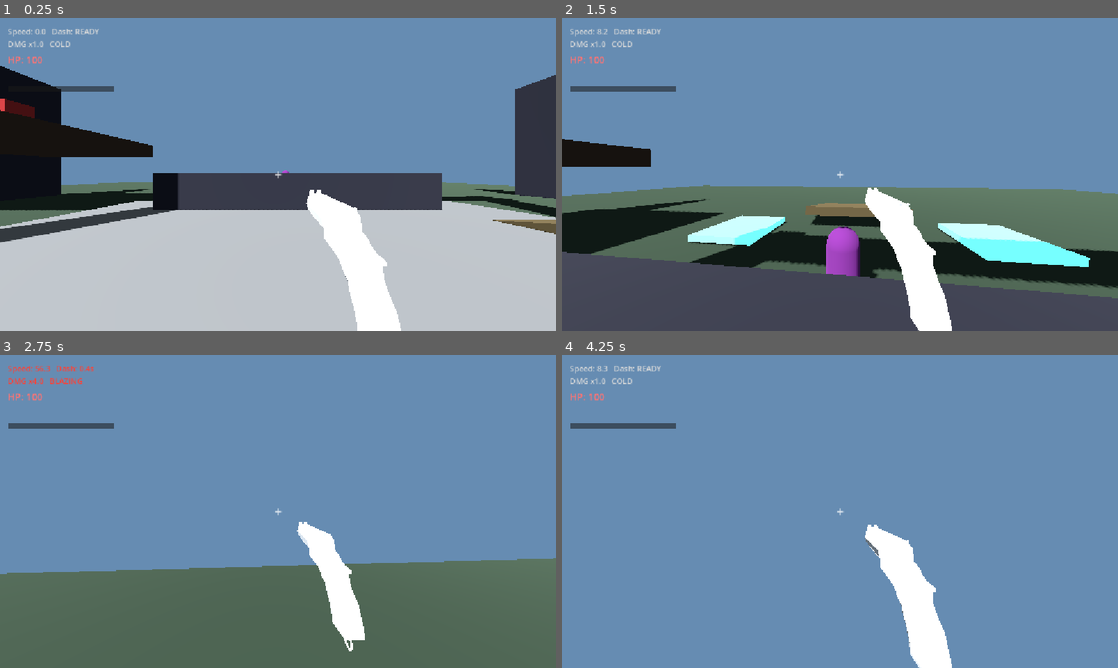
Above: before the commit, frames 1-4 (two rows, left to right).
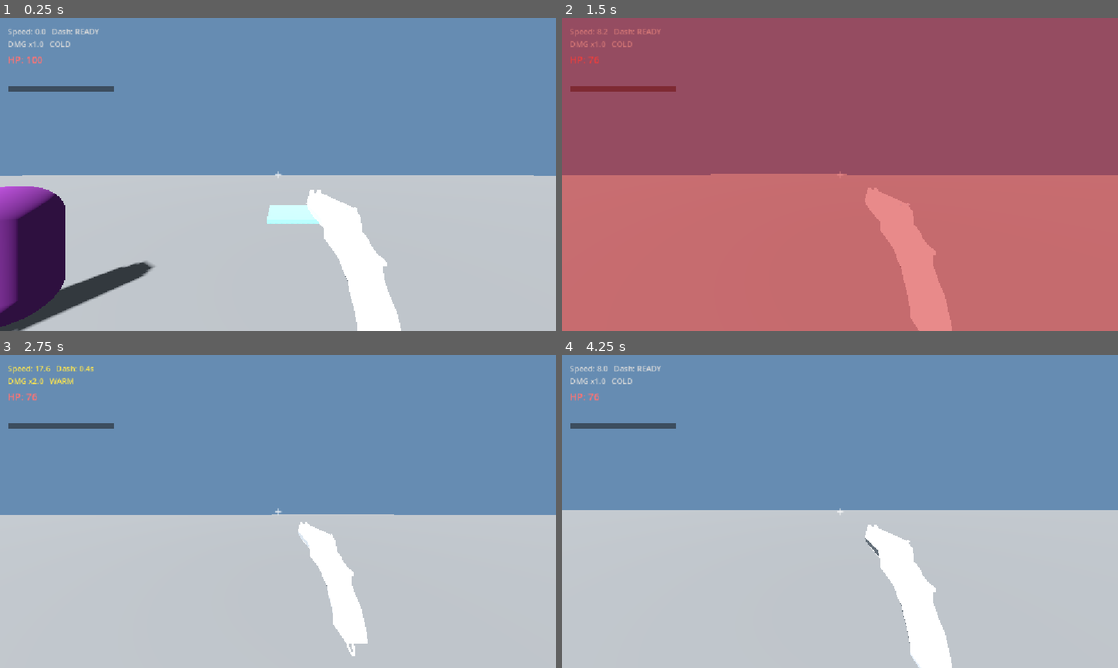
Above: after the commit, the same moments.

Repository: ahmedN535/ROTGUT
Game: Godot game, scene res://levels/level_base.tscn
Two runs of this game, one before a commit and one after it. Both use one fixed random seed, a clock stepped at 60 frames per second and the inputs below. Before the commit the project starts from res://levels/test_arena.tscn.
Inputs (mouse positions are in pixels of both pictures, inside the frame that each line leads up to):
- Up to frame 1 (0.25 s): no input
- Up to frame 2 (1.5 s): move the mouse to (867, 174) at 0.52 s; hold W (move_forward) from 0.53 s (still down); tap Space (jump) at 0.6, 0.77, 1.07 s; move the mouse to (812, 174) at 1.27 s; tap Ctrl (crouch) at 1.35 s
- Up to frame 3 (2.75 s): keep holding W (move_forward); tap Space (jump) at 1.52, 1.55, 1.82, 2.3 s; move the mouse to (289, 505) at 2.02 s; tap Shift (dash) at 2.1 s
- Up to frame 4 (4.25 s): keep holding W (move_forward); move the mouse to (834, 517) at 2.77 s; click (834, 517) at 2.85 s; tap Space (jump) at 3.02, 3.05, 3.32, 3.77, 3.8, 4.07 s; move the mouse to (878, 514) at 3.52 s; hold Right mouse button (grapple) from 3.53 s (still down)

The runs differ from the first frame. In frame 1, 24% of the frame differs, in the area x 0-100%, y 15-100%; in frame 2, 100%, in the area x 0-100%, y 0-100%; in frame 3, 47%; in frame 4, 48%.

Commit message:
deployable entities

Diff:
--- a/godot-project/ROTGUT/entities/enemy/enemy.gd
+++ b/godot-project/ROTGUT/entities/enemy/enemy.gd
@@ -3,8 +3,12 @@
 
 ## Base for all enemies. Handles the shared guts: health, taking damage (the same
 ## take_damage contract the weapon calls on any target), the hit flash, and death.
-## Movement and attack behavior live in subclasses (see melee_rusher.gd) so adding
-## a new enemy type is "extend Enemy + add a _physics_process".
+## Movement and attack behavior live in subclasses (see melee_rusher.gd).
+##
+## Geometry (collision + mesh + material) lives in the entity's .tscn so it can be
+## seen and placed in the editor. Each scene's mesh sets its own colour, which this
+## base reads for the flash. The mesh material is resource_local_to_scene, so each
+## instance flashes independently.
 
 signal died
 
@@ -12,38 +16,20 @@
 
 @export var max_health: float = 50.0
 
+@onready var _mesh: MeshInstance3D = $Mesh
+
 var _health: float = 0.0
 var _alive: bool = true
 var _player: Node3D
-var _mesh: MeshInstance3D
 var _material: StandardMaterial3D
-var _base_color: Color = Color(0.35, 0.5, 0.3)
+var _base_color: Color = Color.WHITE
 
 
 func _ready() -> void:
 	_health = max_health
 	_player = get_tree().get_first_node_in_group("player") as Node3D
-	_build_body()
-
-
-# Subclasses can override to change shape/look; default is a sickly capsule.
-func _build_body() -> void:
-	var shape := CollisionShape3D.new()
-	var capsule := CapsuleShape3D.new()
-	capsule.radius = 0.4
-	capsule.height = 1.8
-	shape.shape = capsule
-	add_child(shape)
-
-	_mesh = MeshInstance3D.new()
-	var capsule_mesh := CapsuleMesh.new()
-	capsule_mesh.radius = 0.4
-	capsule_mesh.height = 1.8
-	_mesh.mesh = capsule_mesh
-	_material = StandardMaterial3D.new()
-	_material.albedo_color = _base_color
-	_mesh.material_override = _material
-	add_child(_mesh)
+	_material = _mesh.material_override as StandardMaterial3D
+	_base_color = _material.albedo_color
 
 
 # Same signature the weapon calls on any hittable thing.
--- a/godot-project/ROTGUT/entities/enemy/melee_rusher.gd
+++ b/godot-project/ROTGUT/entities/enemy/melee_rusher.gd
@@ -3,6 +3,7 @@
 
 ## The first enemy: sprints straight at the player and hits on contact. Forces you
 ## to keep moving — standing still gets you caught and chipped down.
+## Its look (purple capsule) is defined in melee_rusher.tscn.
 
 const MOVE_SPEED: float = 8.0
 const ATTACK_RANGE: float = 1.7
@@ -10,11 +11,6 @@
 const ATTACK_COOLDOWN: float = 0.8
 
 var _attack_timer: float = 0.0
-
-
-func _build_body() -> void:
-	_base_color = Color(0.5, 0.2, 0.55)  # purple, distinct from the red target dummies
-	super()
 
 
 func _physics_process(delta: float) -> void:
--- /dev/null
+++ b/godot-project/ROTGUT/entities/enemy/melee_rusher.tscn
@@ -0,0 +1,25 @@
+[gd_scene format=3]
+
+[ext_resource type="Script" path="res://entities/enemy/melee_rusher.gd" id="1_script"]
+
+[sub_resource type="CapsuleShape3D" id="shape"]
+radius = 0.4
+height = 1.8
+
+[sub_resource type="CapsuleMesh" id="mesh"]
+radius = 0.4
+height = 1.8
+
+[sub_resource type="StandardMaterial3D" id="mat"]
+resource_local_to_scene = true
+albedo_color = Color(0.5, 0.2, 0.55, 1)
+
+[node name="MeleeRusher" type="CharacterBody3D"]
+script = ExtResource("1_script")
+
+[node name="CollisionShape3D" type="CollisionShape3D" parent="."]
+shape = SubResource("shape")
+
+[node name="Mesh" type="MeshInstance3D" parent="."]
+material_override = SubResource("mat")
+mesh = SubResource("mesh")
--- a/godot-project/ROTGUT/entities/jump_pad/jump_pad.gd
+++ b/godot-project/ROTGUT/entities/jump_pad/jump_pad.gd
@@ -2,33 +2,13 @@
 extends Area3D
 
 ## A boost pad. When the player touches it, it launches them straight up while
-## keeping their horizontal speed (spec: "launches the player upward with speed
-## carry"). Built in code so it can be dropped into a level without a scene.
+## keeping horizontal speed (spec: "launches the player upward with speed carry").
+## Geometry lives in jump_pad.tscn.
 
-const SIZE: Vector3 = Vector3(3.0, 0.3, 3.0)
 const LAUNCH_FORCE: float = 18.0
-const COLOR: Color = Color(0.3, 0.8, 1.0)
 
 
 func _ready() -> void:
-	var shape := CollisionShape3D.new()
-	var box := BoxShape3D.new()
-	box.size = SIZE
-	shape.shape = box
-	add_child(shape)
-
-	var mesh := MeshInstance3D.new()
-	var box_mesh := BoxMesh.new()
-	box_mesh.size = SIZE
-	mesh.mesh = box_mesh
-	var mat := StandardMaterial3D.new()
-	mat.albedo_color = COLOR
-	mat.emission_enabled = true
-	mat.emission = COLOR
-	mat.emission_energy_multiplier = 1.5
-	mesh.material_override = mat
-	add_child(mesh)
-
 	body_entered.connect(_on_body_entered)
 
 
--- /dev/null
+++ b/godot-project/ROTGUT/entities/jump_pad/jump_pad.tscn
@@ -0,0 +1,25 @@
+[gd_scene format=3]
+
+[ext_resource type="Script" path="res://entities/jump_pad/jump_pad.gd" id="1_script"]
+
+[sub_resource type="BoxShape3D" id="shape"]
+size = Vector3(3, 0.3, 3)
+
+[sub_resource type="BoxMesh" id="mesh"]
+size = Vector3(3, 0.3, 3)
+
+[sub_resource type="StandardMaterial3D" id="mat"]
+albedo_color = Color(0.3, 0.8, 1, 1)
+emission_enabled = true
+emission = Color(0.3, 0.8, 1, 1)
+emission_energy_multiplier = 1.5
+
+[node name="JumpPad" type="Area3D"]
+script = ExtResource("1_script")
+
+[node name="CollisionShape3D" type="CollisionShape3D" parent="."]
+shape = SubResource("shape")
+
+[node name="Mesh" type="MeshInstance3D" parent="."]
+material_override = SubResource("mat")
+mesh = SubResource("mesh")
--- a/godot-project/ROTGUT/entities/target/target_dummy.gd
+++ b/godot-project/ROTGUT/entities/target/target_dummy.gd
@@ -1,36 +1,23 @@
 class_name TargetDummy
 extends StaticBody3D
 
-## A shootable practice target. Builds its own collision + mesh in code so it
-## can be spawned anywhere without a scene. On hit it flashes, spawns a rising
-## damage number colored by tier, and respawns a moment after dying.
+## A shootable practice target. Geometry lives in target_dummy.tscn; on hit it
+## flashes, spawns a tiered damage number, and respawns a moment after dying.
+## The mesh material is resource_local_to_scene so each target flashes on its own.
 
 const MAX_HEALTH: float = 100.0
 const RESPAWN_TIME: float = 2.0
-const SIZE: Vector3 = Vector3(1.2, 2.0, 1.2)
 const BASE_COLOR: Color = Color(0.7, 0.2, 0.2)
+
+@onready var _mesh: MeshInstance3D = $Mesh
 
 var _health: float = MAX_HEALTH
 var _alive: bool = true
-var _mesh: MeshInstance3D
 var _material: StandardMaterial3D
 
 
 func _ready() -> void:
-	var shape := CollisionShape3D.new()
-	var box := BoxShape3D.new()
-	box.size = SIZE
-	shape.shape = box
-	add_child(shape)
-
-	_mesh = MeshInstance3D.new()
-	var box_mesh := BoxMesh.new()
-	box_mesh.size = SIZE
-	_mesh.mesh = box_mesh
-	_material = StandardMaterial3D.new()
-	_material.albedo_color = BASE_COLOR
-	_mesh.material_override = _material
-	add_child(_mesh)
+	_material = _mesh.material_override as StandardMaterial3D
 
 
 func take_damage(amount: float, _multiplier: float, tier: int, hit_pos: Vector3) -> void:
--- /dev/null
+++ b/godot-project/ROTGUT/entities/target/target_dummy.tscn
@@ -0,0 +1,23 @@
+[gd_scene format=3]
+
+[ext_resource type="Script" path="res://entities/target/target_dummy.gd" id="1_script"]
+
+[sub_resource type="BoxShape3D" id="shape"]
+size = Vector3(1.2, 2, 1.2)
+
+[sub_resource type="BoxMesh" id="mesh"]
+size = Vector3(1.2, 2, 1.2)
+
+[sub_resource type="StandardMaterial3D" id="mat"]
+resource_local_to_scene = true
+albedo_color = Color(0.7, 0.2, 0.2, 1)
+
+[node name="TargetDummy" type="StaticBody3D"]
+script = ExtResource("1_script")
+
+[node name="CollisionShape3D" type="CollisionShape3D" parent="."]
+shape = SubResource("shape")
+
+[node name="Mesh" type="MeshInstance3D" parent="."]
+material_override = SubResource("mat")
+mesh = SubResource("mesh")
--- /dev/null
+++ b/godot-project/ROTGUT/levels/level.gd
@@ -0,0 +1,34 @@
+class_name Level
+extends Node3D
+
+## Base for hand-built levels. Sets up the shared sky + sun so each map doesn't
+## re-create them. A level scene then provides its own geometry and drags in
+## gameplay objects (the enemy / jump_pad / target scenes) plus a Player spawn.
+##
+## To make a new map: duplicate level_base.tscn, build geometry, drop in entity
+## scenes from the FileSystem dock, and move the Player node to the spawn point.
+
+func _ready() -> void:
+	_add_environment()
+	_add_lighting()
+
+
+func _add_environment() -> void:
+	var env := Environment.new()
+	env.background_mode = Environment.BG_COLOR
+	env.background_color = Color(0.4, 0.55, 0.7)
+	env.ambient_light_source = Environment.AMBIENT_SOURCE_COLOR
+	env.ambient_light_color = Color(0.5, 0.55, 0.6)
+	env.ambient_light_energy = 0.6
+
+	var world_env := WorldEnvironment.new()
+	world_env.environment = env
+	add_child(world_env)
+
+
+func _add_lighting() -> void:
+	var light := DirectionalLight3D.new()
+	light.rotation_degrees = Vector3(-50, -30, 0)
+	light.light_energy = 1.2
+	light.shadow_enabled = true
+	add_child(light)
--- /dev/null
+++ b/godot-project/ROTGUT/levels/level_base.tscn
@@ -0,0 +1,26 @@
+[gd_scene format=3 uid="uid://ctr6tpyoynppo"]
+
+[ext_resource type="Script" uid="uid://cndmoqmmofykx" path="res://levels/level.gd" id="1_script"]
+[ext_resource type="PackedScene" uid="uid://drj5l6cuickqd" path="res://entities/player/player.tscn" id="2_player"]
+[ext_resource type="PackedScene" path="res://entities/enemy/melee_rusher.tscn" id="3_vmt1o"]
+[ext_resource type="PackedScene" path="res://entities/jump_pad/jump_pad.tscn" id="4_da5si"]
+
+[node name="Level" type="Node3D" unique_id=112725912]
+script = ExtResource("1_script")
+
+[node name="Floor" type="CSGBox3D" parent="." unique_id=1366498153]
+transform = Transform3D(1, 0, 0, 0, 1, 0, 0, 0, 1, 0, -0.5, 0)
+use_collision = true
+size = Vector3(1000, 1, 1000)
+
+[node name="Player" parent="." unique_id=1577120551 instance=ExtResource("2_player")]
+transform = Transform3D(1, 0, 0, 0, 1, 0, 0, 0, 1, 0, 2, 0)
+
+[node name="MeleeRusher" parent="." unique_id=1573282690 instance=ExtResource("3_vmt1o")]
+transform = Transform3D(1, 0, 0, 0, 1, 0, 0, 0, 1, -5.241699, 0.9000002, -3.2360063)
+
+[node name="MeleeRusher2" parent="." unique_id=1626400949 instance=ExtResource("3_vmt1o")]
+transform = Transform3D(1, 0, 0, 0, 1, 0, 0, 0, 1, -13.334854, 0.9, -3.3092427)
+
+[node name="JumpPad" parent="." unique_id=546946751 instance=ExtResource("4_da5si")]
+transform = Transform3D(1, 0, 0, 0, 1, 0, 0, 0, 1, 1.0473466, 0.005837083, -7.8580656)
--- a/godot-project/ROTGUT/levels/test_arena.gd
+++ b/godot-project/ROTGUT/levels/test_arena.gd
@@ -1,14 +1,28 @@
-extends Node3D
+extends Level
+
+## A code-built level used to test movement and combat. Geometry is generated with
+## CSG boxes; gameplay objects are instanced from their scenes (the same scenes Tom
+## drags into hand-built maps). Sky + sun come from the Level base.
 
 const COLOR_FLOOR := Color(0.22, 0.28, 0.22)
 const COLOR_RAMP := Color(0.35, 0.30, 0.20)
 const COLOR_PLATFORM := Color(0.28, 0.22, 0.18)
 const COLOR_WALL := Color(0.18, 0.18, 0.22)
 
+const MELEE_RUSHER := preload("res://entities/enemy/melee_rusher.tscn")
+const JUMP_PAD := preload("res://entities/jump_pad/jump_pad.tscn")
+const TARGET_DUMMY := preload("res://entities/target/target_dummy.tscn")
+
+const ENEMY_RESPAWN_DELAY: float = 2.5
+const ENEMY_SPAWNS := [
+	Vector3(12, 1.2, 12),
+	Vector3(-12, 1.2, 12),
+	Vector3(0, 1.2, -20),
+]
+
 
 func _ready() -> void:
-	_add_environment()
-	_add_lighting()
+	super._ready()  # sky + sun from the Level base
 	_add_floor()
 	_add_ramps()
 	_add_platforms()
@@ -17,27 +31,6 @@
 	_add_jump_pads()
 	_add_targets()
 	_add_enemies()
-
-
-func _add_environment() -> void:
-	var env := Environment.new()
-	env.background_mode = Environment.BG_COLOR
-	env.background_color = Color(0.4, 0.55, 0.7)
-	env.ambient_light_source = Environment.AMBIENT_SOURCE_COLOR
-	env.ambient_light_color = Color(0.5, 0.55, 0.6)
-	env.ambient_light_energy = 0.6
-
-	var world_env := WorldEnvironment.new()
-	world_env.environment = env
-	add_child(world_env)
-
-
-func _add_lighting() -> void:
-	var light := DirectionalLight3D.new()
-	light.rotation_degrees = Vector3(-50, -30, 0)
-	light.light_energy = 1.2
-	light.shadow_enabled = true
-	add_child(light)
 
 
 func _make_mat(color: Color) -> StandardMaterial3D:
@@ -96,8 +89,8 @@
 		Vector3(-6, 0.2, -14),
 		Vector3(0, 0.2, 26),
 	]
-	for pos in positions:
-		var pad := JumpPad.new()
+	for pos: Vector3 in positions:
+		var pad := JUMP_PAD.instantiate() as JumpPad
 		add_child(pad)
 		pad.position = pos
 
@@ -113,18 +106,10 @@
 		Vector3(0, 4.5, 16),     # on the first platform
 		Vector3(-18, 5.5, -10),  # on the big platform
 	]
-	for pos in positions:
-		var target := TargetDummy.new()
+	for pos: Vector3 in positions:
+		var target := TARGET_DUMMY.instantiate() as TargetDummy
 		add_child(target)
 		target.position = pos
-
-
-const ENEMY_RESPAWN_DELAY: float = 2.5
-const ENEMY_SPAWNS := [
-	Vector3(12, 1.2, 12),
-	Vector3(-12, 1.2, 12),
-	Vector3(0, 1.2, -20),
-]
 
 
 func _add_enemies() -> void:
@@ -133,7 +118,7 @@
 
 
 func _spawn_rusher(pos: Vector3) -> void:
-	var rusher := MeleeRusher.new()
+	var rusher := MELEE_RUSHER.instantiate() as MeleeRusher
 	add_child(rusher)
 	rusher.position = pos
 	# When it dies, queue a fresh one at the same spot — keeps the arena stocked.
--- a/godot-project/ROTGUT/levels/test_arena.tscn
+++ b/godot-project/ROTGUT/levels/test_arena.tscn
@@ -7,7 +7,7 @@
 size = Vector3(20, 0.5, 20)
 
 [sub_resource type="BoxMesh" id="BoxMesh_chewe"]
-size = Vector3(20, 0.5, 20)
+size = Vector3(1000, 0.5, 10000)
 
 [node name="TestArena" type="Node3D" unique_id=942245743]
 script = ExtResource("1_qdrqe")
--- a/godot-project/ROTGUT/project.godot
+++ b/godot-project/ROTGUT/project.godot
@@ -11,7 +11,7 @@
 [application]
 
 config/name="New Game Project"
-run/main_scene="uid://borb6x3hemyoy"
+run/main_scene="uid://ctr6tpyoynppo"
 config/features=PackedStringArray("4.7", "GL Compatibility")
 config/icon="res://icon.svg"
 
Not shown, added: godot-project/ROTGUT/levels/level.gd.uid
Not shown, changed: design/SPEC.md
